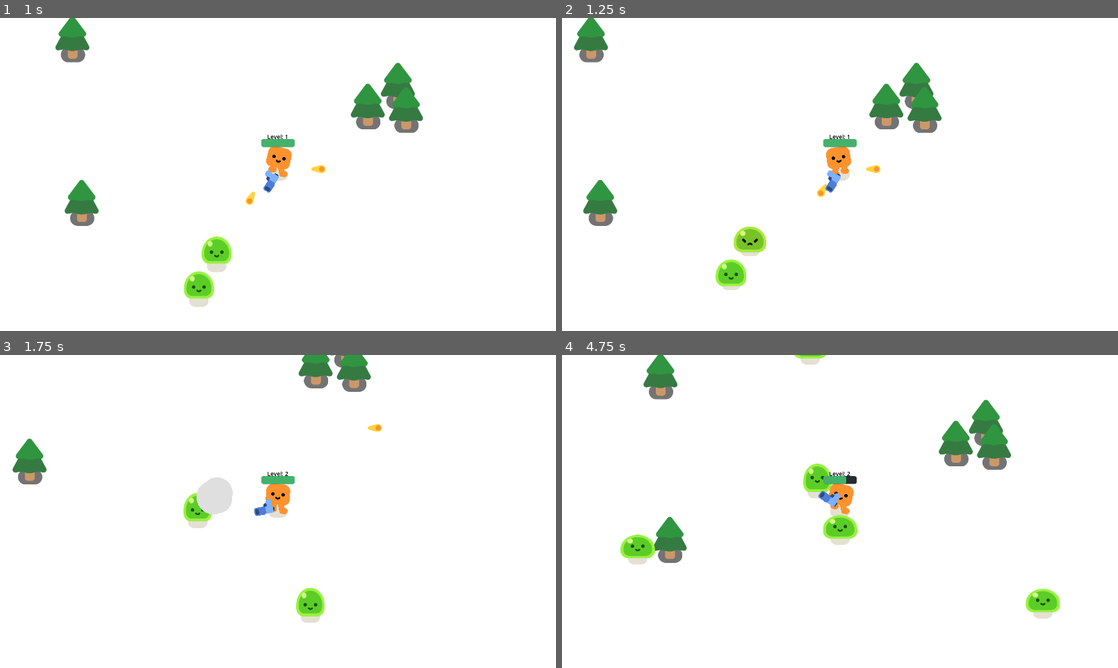
Above: before the commit, frames 1-4 (two rows, left to right).
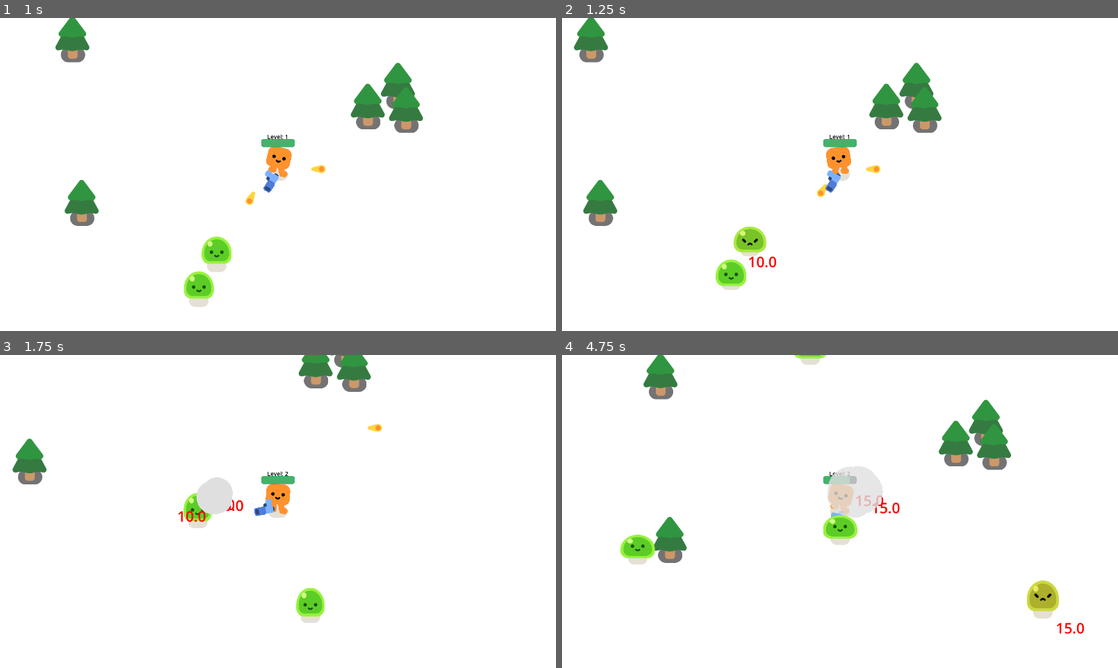
Above: after the commit, the same moments.

Repository: vpham927/survivorclone
Game: Godot game, scene res://survivors_game.tscn
The game is run twice, just before and just after one commit, with the same random seed, the same clock (stepped at 60 frames per second) and the same inputs.
Inputs:
- Up to frame 1 (1 s): hold D (move_right) from 0.53 s (still down)
- Up to frame 2 (1.25 s): keep holding D (move_right)
- Up to frame 3 (1.75 s): release D (move_right) at 1.28 s; hold S (move_down) from 1.28 s (still down)
- Up to frame 4 (4.75 s): release S (move_down) at 2.03 s; hold D (move_right) 2.03-2.78 s; hold W (move_up) 2.78-3.53 s; hold A (move_left) from 3.53 s (still down)

Frame 1 is identical in both runs. In frame 2, less than 0.1% of the frame differs, in the area x 33-39%, y 76-80%; in frame 3, 0.1%; in frame 4, 2.4%, in the area x 43-94%, y 34-90%.

Commit message:
damage numbers

Diff:
--- /dev/null
+++ b/DamageText.gd
@@ -0,0 +1,12 @@
+extends Label
+
+@export var text_speed := Vector2(0, -30)
+@export var fade_out_timer := 1.0
+
+var time_passed := 0.0
+
+func _process(delta: float) -> void:
+	position += text_speed * delta
+	time_passed += delta
+	if time_passed >= fade_out_timer:
+		queue_free()
--- a/bullet.gd
+++ b/bullet.gd
@@ -21,4 +21,4 @@
 	print("Bullet hit with damage: ", damage)
 	queue_free()
 	if body.has_method("take_damage"):
-		body.take_damage() # Pass the damage value
+		body.take_damage(damage)
--- /dev/null
+++ b/damage_text.tscn
@@ -0,0 +1,12 @@
+[gd_scene load_steps=2 format=3 uid="uid://cjidelc6qcsjm"]
+
+[ext_resource type="Script" uid="uid://mgwqr5d377dl" path="res://DamageText.gd" id="1_csl0i"]
+
+[node name="DamageText" type="Label"]
+z_index = 1
+offset_right = 40.0
+offset_bottom = 23.0
+theme_override_colors/font_color = Color(1, 0, 0, 1)
+theme_override_font_sizes/font_size = 50
+text = "0"
+script = ExtResource("1_csl0i")
--- a/mob.gd
+++ b/mob.gd
@@ -2,6 +2,7 @@
 
 var health = 30
 @onready var player = get_node("/root/Game/Player")
+var damage_text = preload("res://damage_text.tscn")
 
 # function to play the walk animation
 func _ready():
@@ -15,9 +16,14 @@
 	velocity = direction * 300.0
 	move_and_slide()
  # function to take damage
-func take_damage():
-	health -= 10
+func take_damage(damage_amount: float = 10.0):
+	health -= damage_amount
 	%Slime.play_hurt()
+	var damage_text_instance = damage_text.instantiate()
+	#set the damage text to the damage amount from bullet script
+	damage_text_instance.text = str(damage_amount)
+	damage_text_instance.global_position = global_position
+	get_parent().add_child(damage_text_instance)
 
 	if health <= 0:
 		queue_free()
Not shown, added: DamageText.gd.uid
